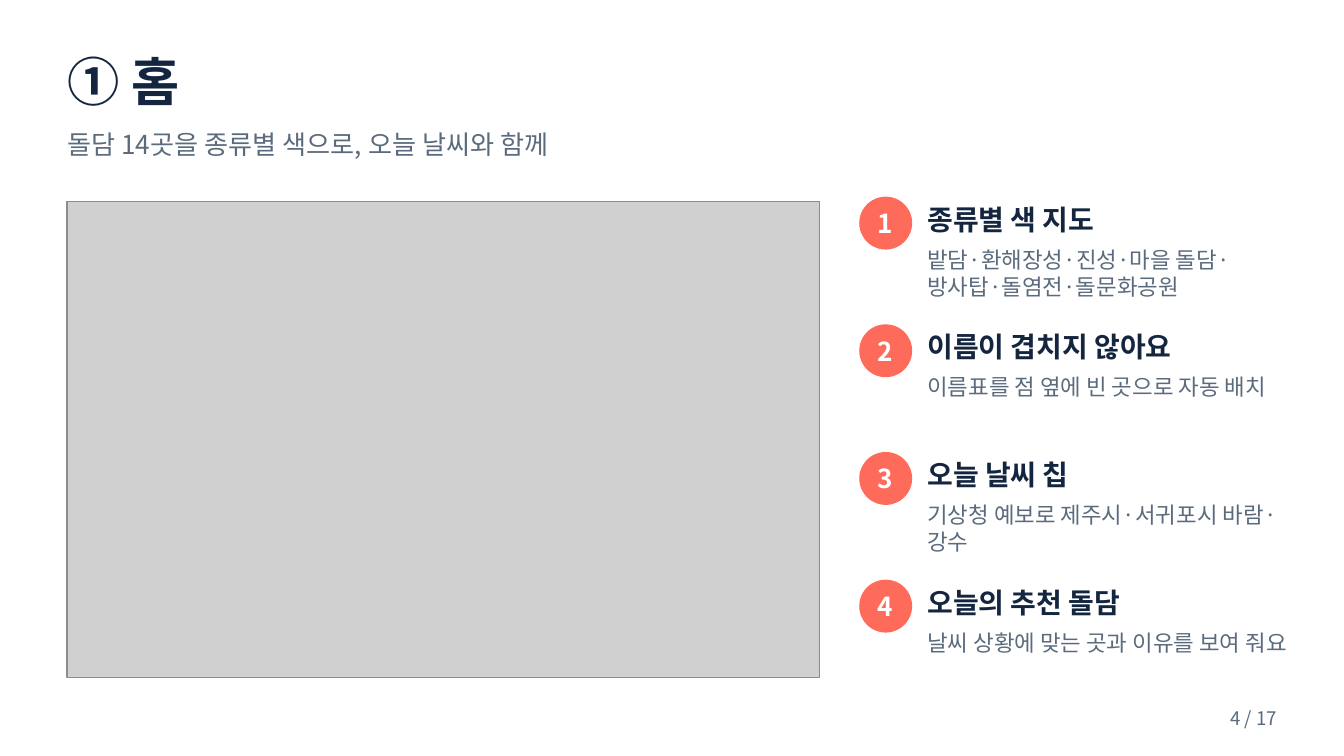
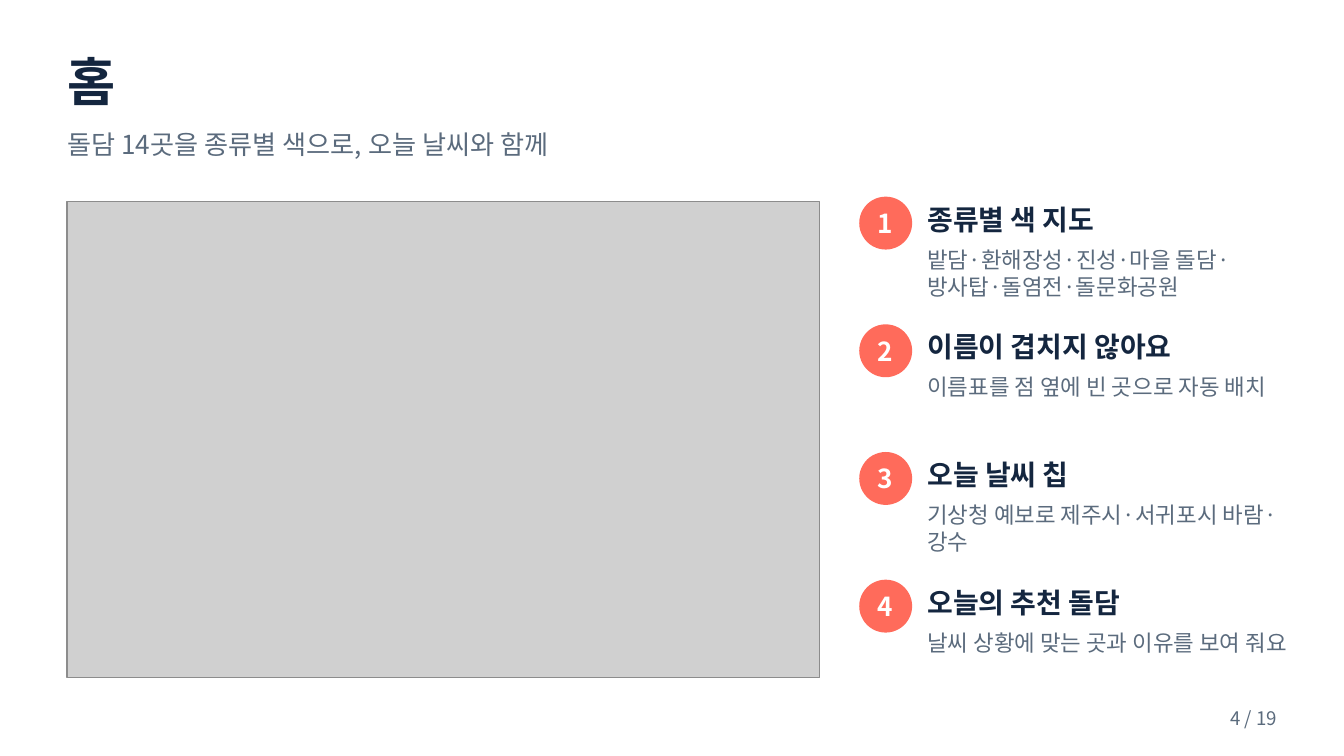
Before and after one commit to pjhjustin2430-cmd/doldam-today-jeju, a slide deck: slide 4 of docs/돌담오늘_발표자료.pptx. Drawn at 1344x756 pixels with LibreOffice and Linux fonts; fonts in the diff are those of the drawing; grey boxes stand for pictures. Boxes give left, top, right and bottom in pixels: in the first picture for what was removed or moved away, otherwise in the second. Text is boxed around its words. In the diff, an @@ line names an element or a change of style, - is before the commit and + after.

```diff
--- a/docs/돌담오늘_발표자료.pptx
+++ b/docs/돌담오늘_발표자료.pptx
@@ text at [67, 57, 115, 105]: text changed @@
-① 홈
+홈
@@ text at [1230, 711, 1277, 725]: text changed @@
-4 / 17
+4 / 19
```
Also in this commit, not shown: 15 other slides changed, 2 slides added, 7 other files.
